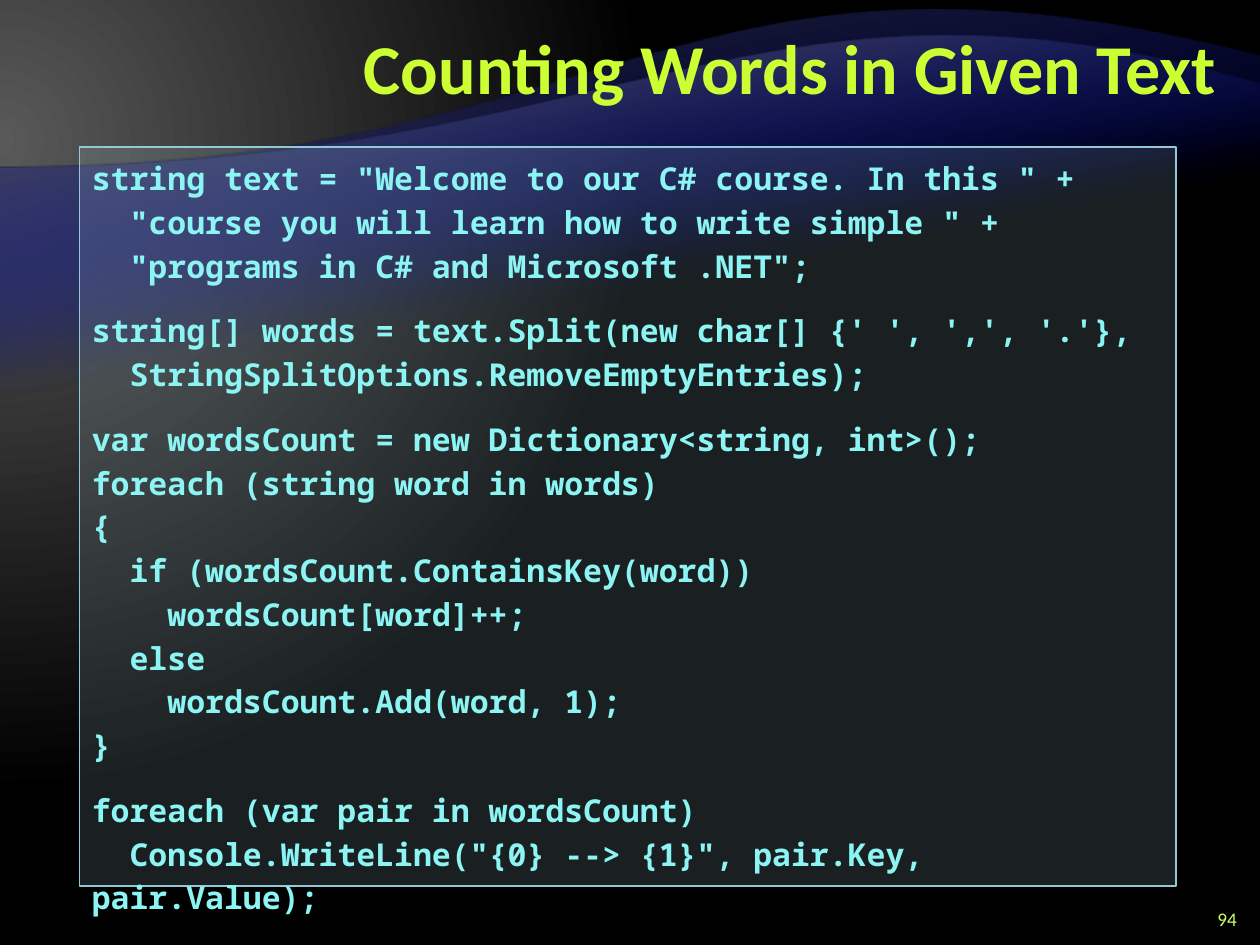
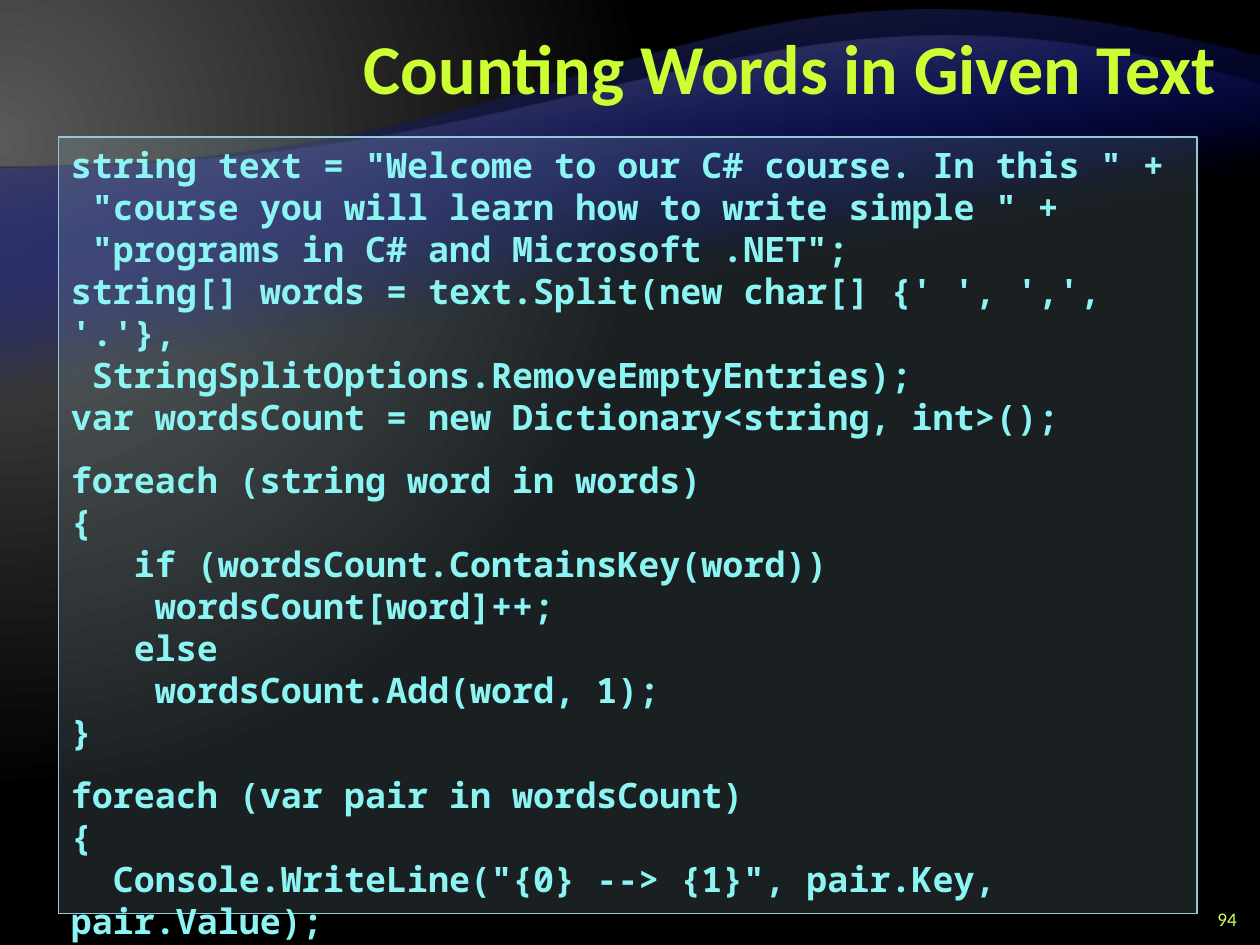
Before and after one commit to Graveheart/aspnetcourse, a slide deck: slide 94 of 2010/lectures/3. CSharp Language Overview - Part II.pptx. Drawn at 1260x945 pixels with LibreOffice and Linux fonts; fonts in the diff are those of the drawing; background and template pictures are left out. Boxes give left, top, right and bottom in pixels: in the first picture for what was removed or moved away, otherwise in the second. Text is boxed around its words. In the diff, an @@ line names an element or a change of style, - is before the commit and + after.

```diff
--- a/2010/lectures/3. CSharp Language Overview - Part II.pptx
+++ b/2010/lectures/3. CSharp Language Overview - Part II.pptx
@@ text in rectangle at (58,137,1197,914): paragraph added @@
+{
@@ text in rectangle at (58,137,1197,914): paragraph added @@
+}
@@ rectangle "string text = "Welcome to ...": place and size @@
-rectangle "string text = "Welcome to ..." at (79,147,1176,887)
+rectangle "string text = "Welcome to ..." at (58,137,1197,914)
@@ text in rectangle at (71,145,1080,901): size 18 to 20 pt; line spacing 25pt to 1; less space between paragraphs; more space between paragraphs @@
```
Also in this commit, not shown: 88 other slides changed.
